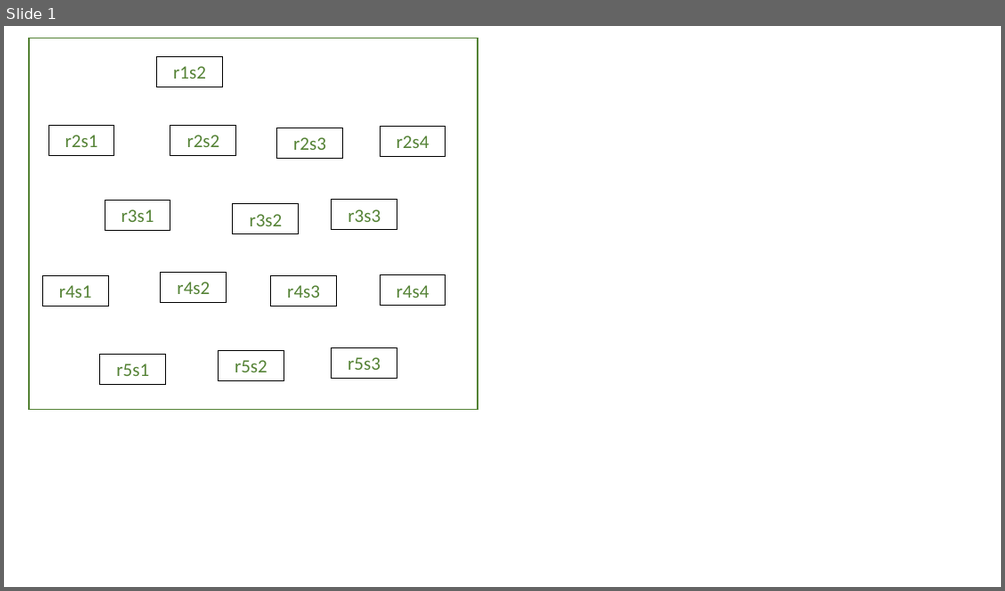
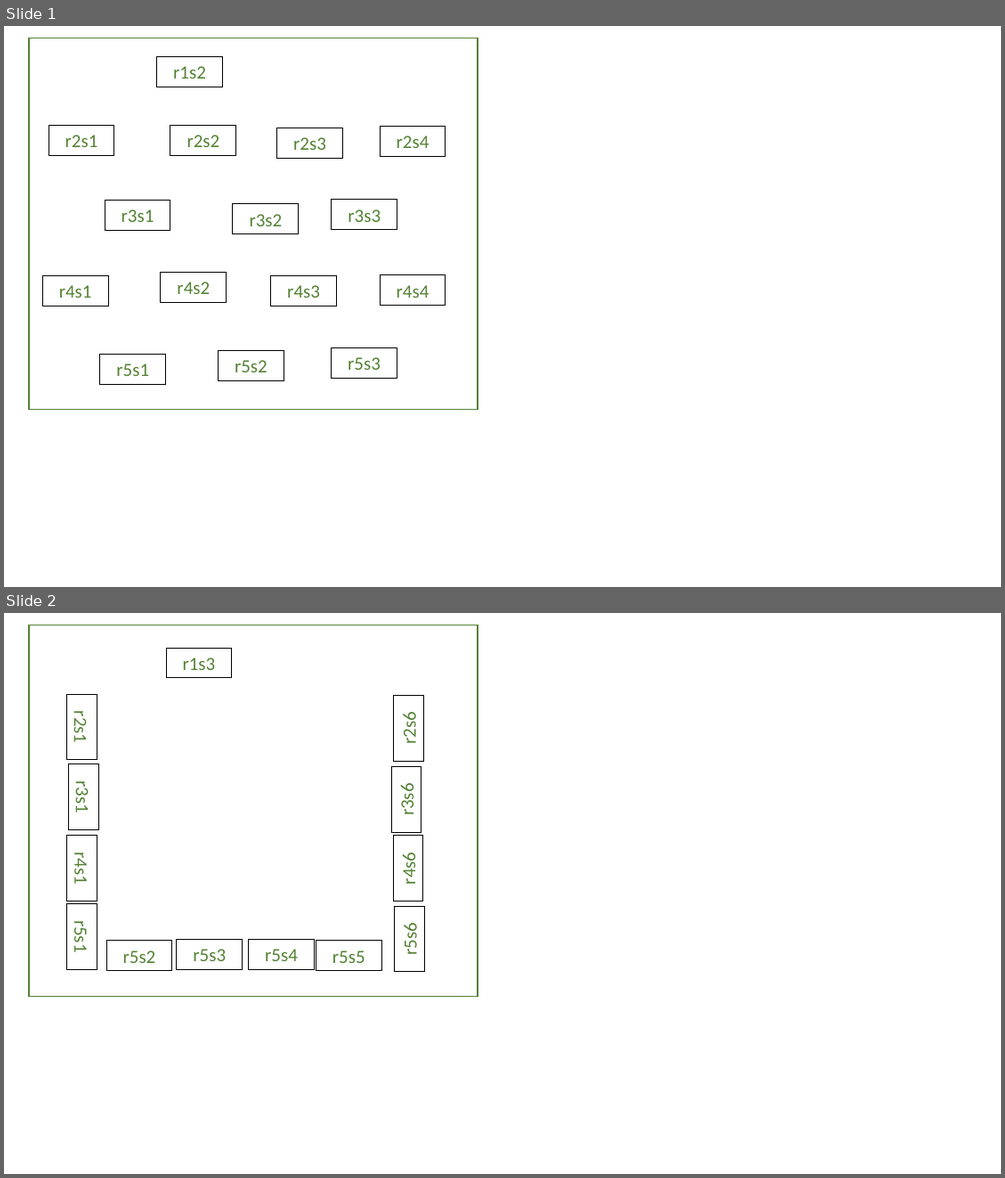
Before and after one commit to prechelt/anwesende, a slide deck: anwesende/static/images/seatname-example.pptx. Shown one above the other, each under a label of ours: slide 1 before the commit, slides 1 and 2 after it. The pictures are 1005x591 and 1005x1178 pixels, drawn with LibreOffice and Linux fonts; fonts in the diff are those of the drawing. Boxes give left, top, right and bottom in pixels: in the first picture for what was removed or moved away, otherwise in the second. Text is boxed around its words. In the diff, an @@ line names an element or a change of style, - is before the commit and + after.

```diff
--- a/anwesende/static/images/seatname-example.pptx
+++ b/anwesende/static/images/seatname-example.pptx
@@ slide 2 added at bbox=[4, 613, 1001, 1174], background #FFFFFF @@
@@ rectangle added at bbox=[29, 625, 477, 996], outline #548235 1 pt @@
@@ rectangle added at bbox=[166, 648, 232, 678], outline #000000 0.75 pt, 18 pt, text #548235 @@
+r1s3
@@ rectangle added at bbox=[67, 694, 97, 760], outline #000000 0.75 pt, 18 pt, text #548235 @@
+r2s1
@@ rectangle added at bbox=[394, 695, 423, 761], outline #000000 0.75 pt, 18 pt, text #548235 @@
+r2s6
@@ rectangle added at bbox=[68, 764, 98, 830], outline #000000 0.75 pt, 18 pt, text #548235 @@
+r3s1
@@ rectangle added at bbox=[391, 766, 421, 832], outline #000000 0.75 pt, 18 pt, text #548235 @@
+r3s6
@@ rectangle added at bbox=[67, 835, 97, 900], outline #000000 0.75 pt, 18 pt, text #548235 @@
+r4s1
@@ rectangle added at bbox=[394, 835, 423, 900], outline #000000 0.75 pt, 18 pt, text #548235 @@
+r4s6
@@ rectangle added at bbox=[67, 903, 97, 969], outline #000000 0.75 pt, 18 pt, text #548235 @@
+r5s1
@@ rectangle added at bbox=[395, 906, 424, 972], outline #000000 0.75 pt, 18 pt, text #548235 @@
+r5s6
@@ rectangle added at bbox=[106, 941, 172, 971], outline #000000 0.75 pt, 18 pt, text #548235 @@
+r5s2
@@ rectangle added at bbox=[177, 939, 243, 969], outline #000000 0.75 pt, 18 pt, text #548235 @@
+r5s3
@@ rectangle added at bbox=[249, 939, 315, 969], outline #000000 0.75 pt, 18 pt, text #548235 @@
+r5s4
@@ rectangle added at bbox=[316, 941, 381, 971], outline #000000 0.75 pt, 18 pt, text #548235 @@
+r5s5
```
Also in this commit, not shown: 1 other file.
